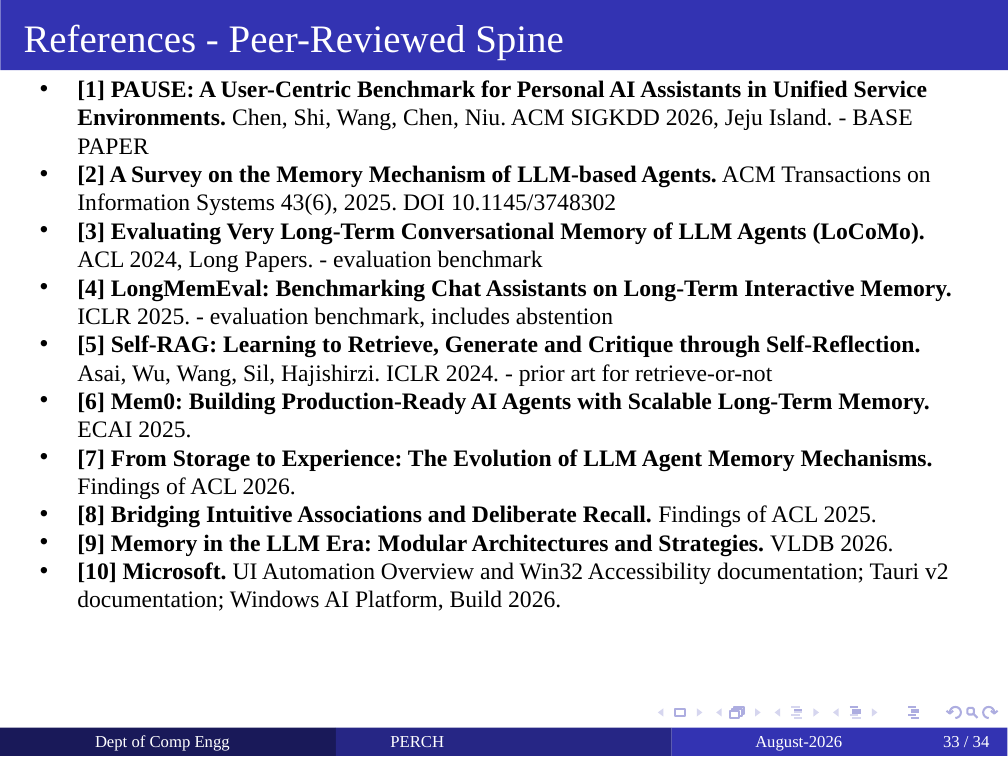
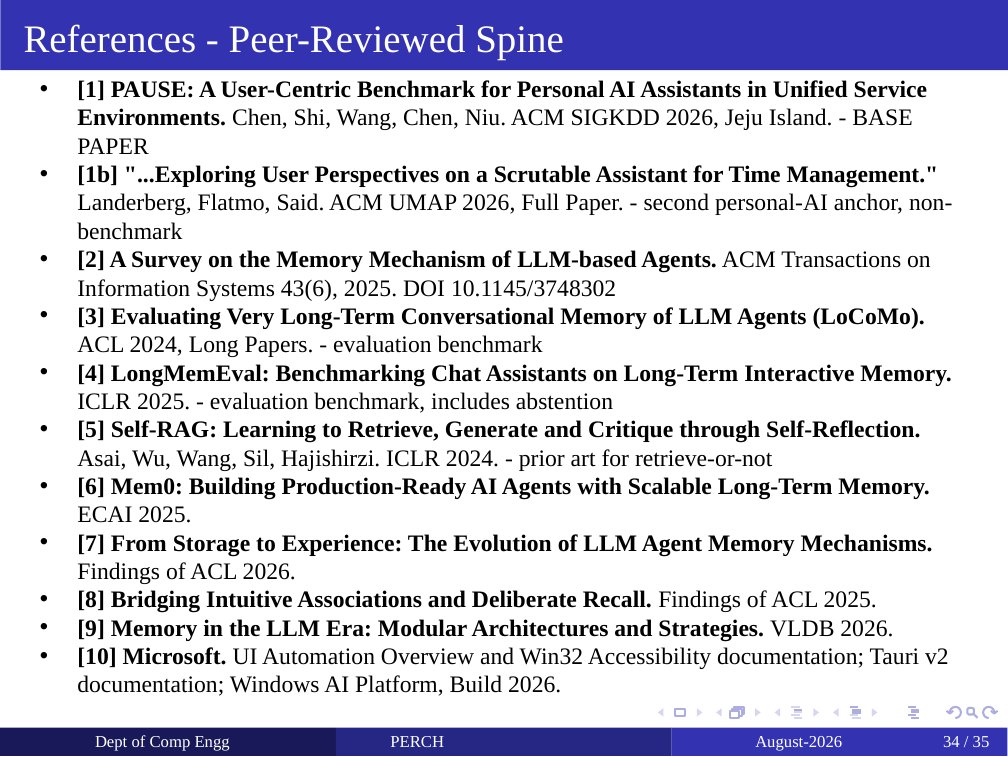
Before and after one commit to yashdoke7/perch, a slide deck: slide 34 of docs/PERCH_Project_Review.pptx (slide 33 before the commit). Drawn at 1008x757 pixels with LibreOffice and Linux fonts; fonts in the diff are those of the drawing. Boxes give left, top, right and bottom in pixels: in the first picture for what was removed or moved away, otherwise in the second. Text is boxed around its words. In the diff, an @@ line names an element or a change of style, - is before the commit and + after.

```diff
--- a/docs/PERCH_Project_Review.pptx
+++ b/docs/PERCH_Project_Review.pptx
@@ text at box(77, 165, 952, 240): paragraph added @@
+  • [1b] "...Exploring User Perspectives on a Scrutable Assistant for Time Management." Landerberg, Flatmo, Said. ACM UMAP 2026, Full Paper. - second personal-AI anchor, non-benchmark
@@ page number at box(943, 736, 990, 747): text changed @@
-33 / 34
+34 / 35
```
Also in this commit, not shown: 1 slide added, 2 other files.
